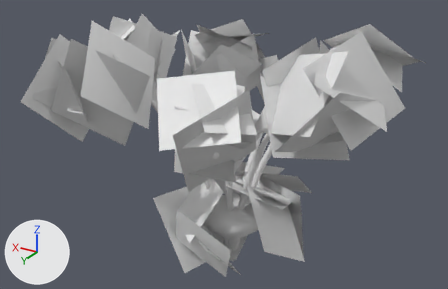
Two versions of the FBX model Nevrian Glow/Assets/Art/Environment/bush_bg/Models/env_bush_bg_c.fbx, one commit apart.
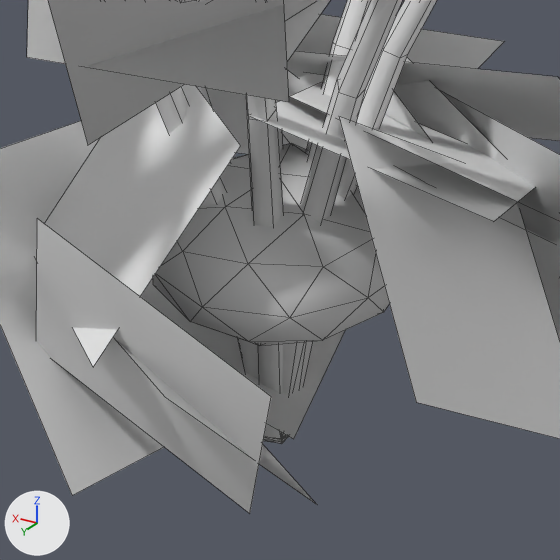
Each version is shown whole from a 50 mm lens placed at (-2.419, 4.166, 3.098), pointed at (0.045, 0.059, 1.045), then close up on the part from 38% to 66% of the width and 55% to 100% of the height. Arrows for +X, +Y and +Z are at lower left; the lights stay in place. The older version's two pictures come first. The close-ups show mesh edges as thin lines. Where no turn or scale is listed for an object, it has been applied to the vertices.

In view in the first close-up: 'env_bush_bg_c'.
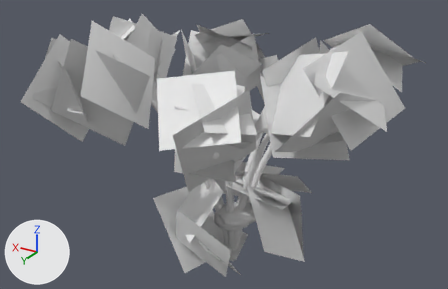
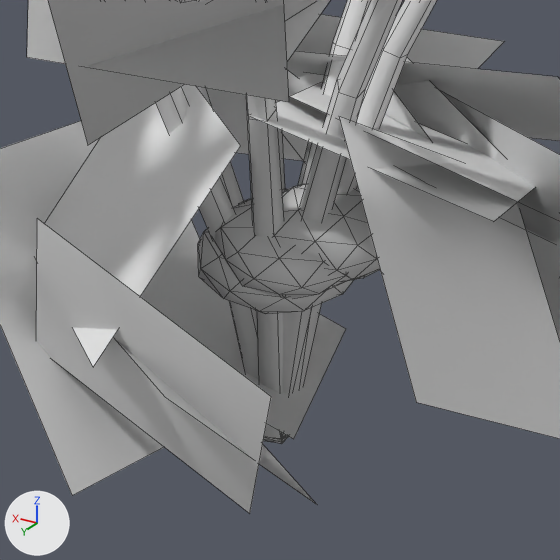
Where the change shows, as pixel boxes [x1, y1, x2, y2] in the close-ups (560 x 560 px; the box of a moved part takes in the faces that stretch with it):
part 1 of me_env_bush_bg_c, added: after [214, 198, 347, 298]
part 2 of me_env_bush_bg_c, added: after [273, 184, 380, 281]
part 3 of me_env_bush_bg_c, moved or reshaped: before [153, 143, 389, 345]; after [198, 189, 354, 314]

The change, as a diff of the scene's bpy script:
```diff
--- a/Nevrian Glow/Assets/Art/Environment/bush_bg/Models/env_bush_bg_c.fbx.py
+++ b/Nevrian Glow/Assets/Art/Environment/bush_bg/Models/env_bush_bg_c.fbx.py
@@ me_env_bush_bg_c @@
 # used by ob_env_bush_bg_c; location = (0.0, 0.0, 0.0)
-me_env_bush_bg_c.from_pydata(...)  # 630 vertices, 535 faces; spans x -1.46..1.4, y -1.24..1.32, z -0.17..2.16
+me_env_bush_bg_c.from_pydata(...)  # 798 vertices, 855 faces; spans x -1.46..1.4, y -1.24..1.32, z -0.17..2.16
+# me_env_bush_bg_c part 1: a new loose piece of 42 vertices spanning x -0.21..0.1, y -0.1..0.2, z 0.31..0.47, in mat_inner (white #e7e7e7)
+# me_env_bush_bg_c part 2: a new loose piece of 42 vertices spanning x -0.27..0.03, y -0.16..0.15, z 0.32..0.5, in mat_inner (white #e7e7e7)
+# me_env_bush_bg_c part 3
+# 42 vertices move from x -0.28..0.26, y -0.28..0.28, z 0.18..0.52 to x -0.18..0.16, y -0.18..0.18, z 0.23..0.43
+# other edits to the shape of me_env_bush_bg_c do not show in these pictures
 me_env_bush_bg_c.materials.append(mat_trunk)
```
